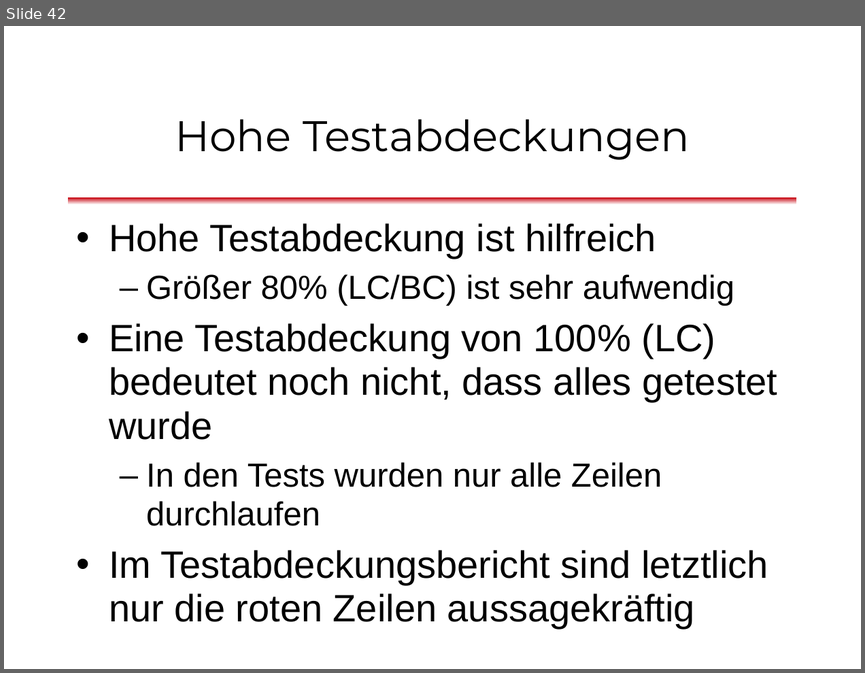
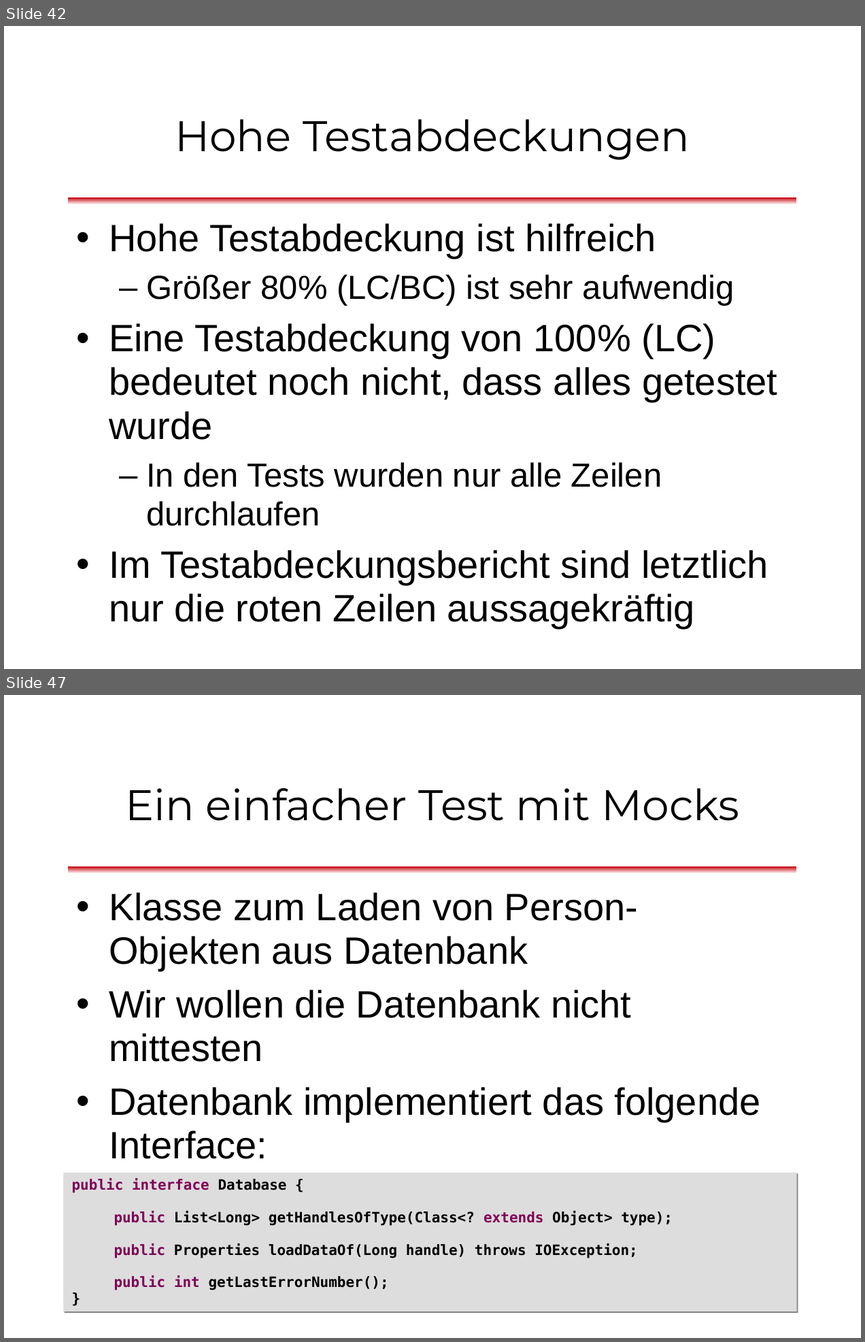
Before and after one commit to dlindner/vorlesung-se2-dhbw, a slide deck: added_2013/Unit Tests mit JUnit (2013).odp. Shown one above the other, each under a label of ours: slide 42 before the commit, slides 42 and 47 after it; the slides between them are not shown. The pictures are 865x673 and 865x1342 pixels, drawn with LibreOffice and Linux fonts; fonts in the diff are those of the drawing; background and template pictures are left out. Boxes give left, top, right and bottom in pixels: in the first picture for what was removed or moved away, otherwise in the second. Text is boxed around its words. In the diff, an @@ line names an element or a change of style, - is before the commit and + after.

Commit message:
Mock-Objekte beschrieben. Vorlesungseinheit fertig

```diff
--- a/added_2013/Unit Tests mit JUnit (2013).odp
+++ b/added_2013/Unit Tests mit JUnit (2013).odp
@@ slide 47 added at bbox=[4, 695, 861, 1338], background #FFFFFF; not listed: 1 template element that a slide beside it also shows @@
@@ title added at bbox=[125, 788, 739, 821], 36 pt, text #000000 @@
+Ein einfacher Test mit Mocks
@@ text added at bbox=[109, 892, 761, 1159], 32 pt, text #000000 @@
+• Klasse zum Laden von Person-Objekten aus Datenbank
+• Wir wollen die Datenbank nicht mittesten
+• Datenbank implementiert das folgende Interface:
@@ rectangle added at bbox=[63, 1172, 797, 1311], fill #DDDDDD, 12 pt, text #000000, bold @@
+public interface Database {
+public List<Long> getHandlesOfType(Class<? extends Object> type);
+public Properties loadDataOf(Long handle) throws IOException;
+public int getLastErrorNumber();
+}
```
Also in this commit, not shown: 11 other slides added, 2 slides removed.
